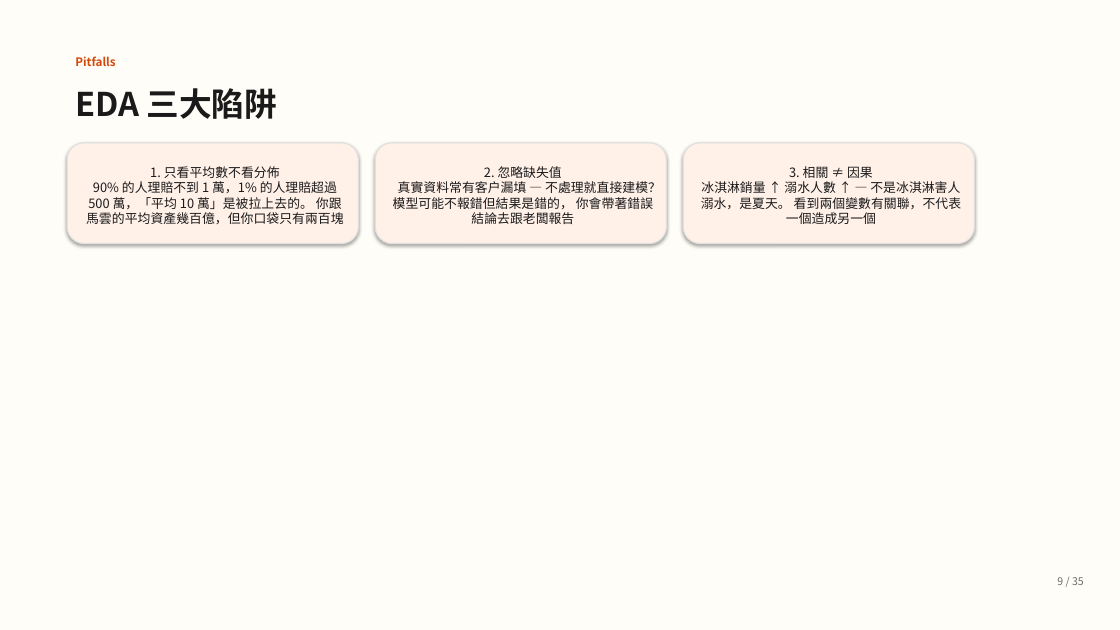
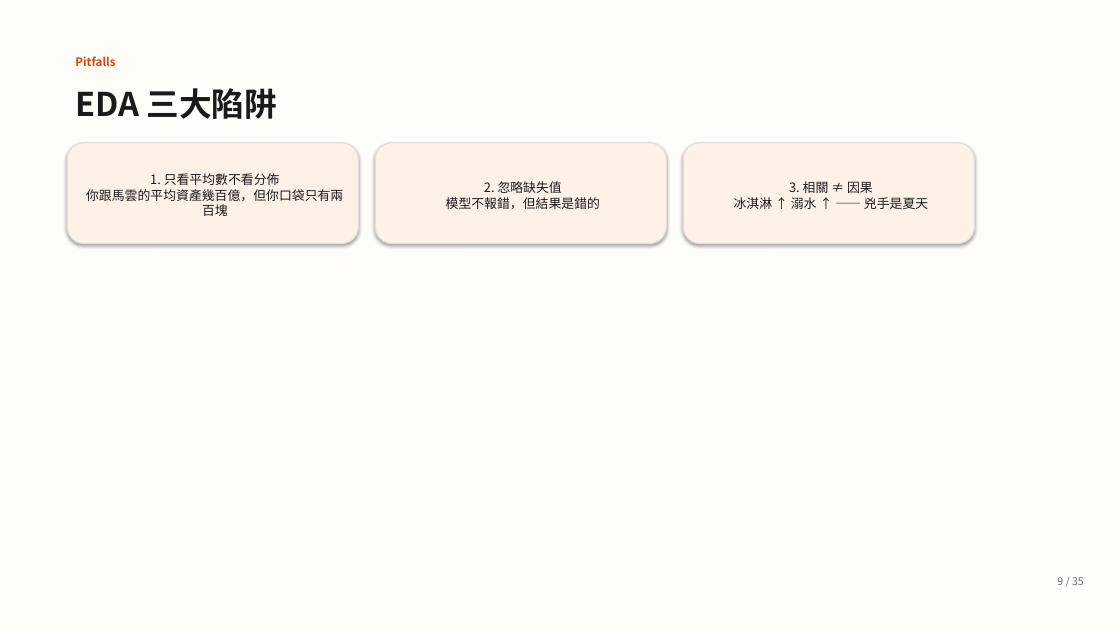
Before and after one commit to guanyuhoujeff/114-2-Data-Analysis-in-Casualty-Insurance-co-teaching, a slide deck: slide 8 of presentation_v2.pptx (slide 9 before the commit). Drawn at 1120x630 pixels with LibreOffice and Linux fonts; fonts in the diff are those of the drawing. Boxes give left, top, right and bottom in pixels: in the first picture for what was removed or moved away, otherwise in the second. Text is boxed around its words. In the diff, an @@ line names an element or a change of style, - is before the commit and + after.

```diff
--- a/presentation_v2.pptx
+++ b/presentation_v2.pptx
@@ text in rounded rectangle at [86,173,343,216]: text changed @@
-1. 只看平均數不看分佈
-90% 的人理賠不到 1 萬，1% 的人理賠超過 500 萬，「平均 10 萬」是被拉上去的。 你跟馬雲的平均資產幾百億，但你口袋只有兩百塊
+1. 只看平均數不看分佈
+你跟馬雲的平均資產幾百億，但你口袋只有兩百塊
@@ text in rounded rectangle at [446,181,600,209]: text changed @@
-2. 忽略缺失值
-真實資料常有客戶漏填 — 不處理就直接建模？模型可能不報錯但結果是錯的， 你會帶著錯誤結論去跟老闆報告
+2. 忽略缺失值
+模型不報錯，但結果是錯的
@@ text in rounded rectangle at [734,181,928,209]: text changed @@
-3. 相關 ≠ 因果
-冰淇淋銷量 ↑ 溺水人數 ↑ — 不是冰淇淋害人溺水，是夏天。 看到兩個變數有關聯，不代表一個造成另一個
+3. 相關 ≠ 因果
+冰淇淋 ↑ 溺水 ↑ —— 兇手是夏天
```
Also in this commit, not shown: 15 other slides changed, 6 slides added, 6 slides removed, 4 other files.
